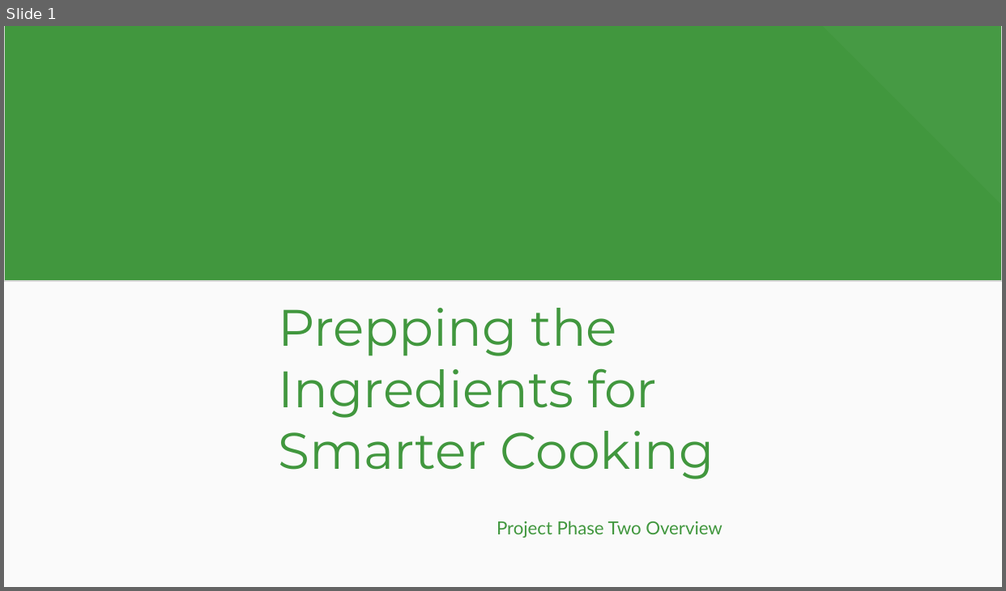
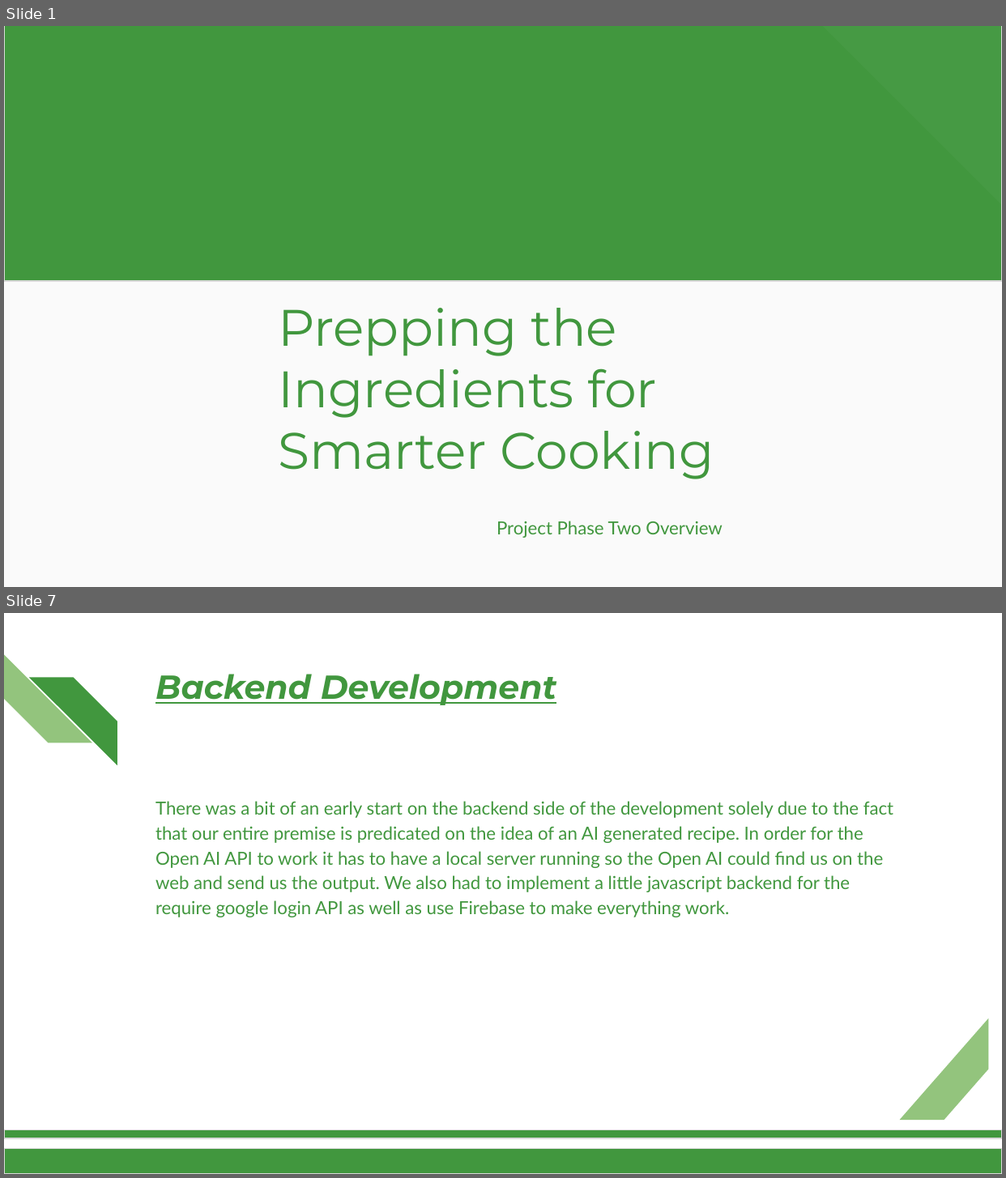
Before and after one commit to shippadam25/MealMind, a slide deck: Documents/Phase 2/ProjectPhase2.pptx. Shown one above the other, each under a label of ours: slide 1 before the commit, slides 1 and 7 after it; the slides between them are not shown. The pictures are 1006x591 and 1006x1178 pixels, drawn with LibreOffice and Linux fonts; fonts in the diff are those of the drawing; background and template pictures are left out. Boxes give left, top, right and bottom in pixels: in the first picture for what was removed or moved away, otherwise in the second. Text is boxed around its words. In the diff, an @@ line names an element or a change of style, - is before the commit and + after.

```diff
--- a/Documents/Phase 2/ProjectPhase2.pptx
+++ b/Documents/Phase 2/ProjectPhase2.pptx
@@ slide 7 added at [4, 613, 1002, 1174], background #FFFFFF @@
@@ diag stripe added at [4, 655, 91, 743], fill #93C47D @@
@@ diag stripe added at [29, 677, 117, 764], fill #41973E @@
@@ title added at [155, 674, 557, 705], 24 pt, text #41973E, bold, italic, underline @@
+Backend Development
@@ text added at [155, 801, 893, 918], 13 pt, text #41973E @@
+There was a bit of an early start on the backend side of the development solely due to the fact that our entire premise is predicated on the idea of an AI generated recipe. In order for the Open AI API to work it has to have a local server running so the Open AI could find us on the web and send us the output. We also had to implement a little javascript backend for the require google login API as well as use Firebase to make everything work.
@@ diag stripe added at [900, 1019, 988, 1120], fill #93C47D @@
@@ rectangle added at [4, 1130, 1002, 1139], fill #41973E, outline #D9D9D9 0.75 pt @@
@@ rectangle added at [4, 1149, 1002, 1174], fill #41973E, outline #D9D9D9 0.75 pt @@
```
Also in this commit, not shown: 5 slides changed, 3 other slides added, 4 slides removed.
